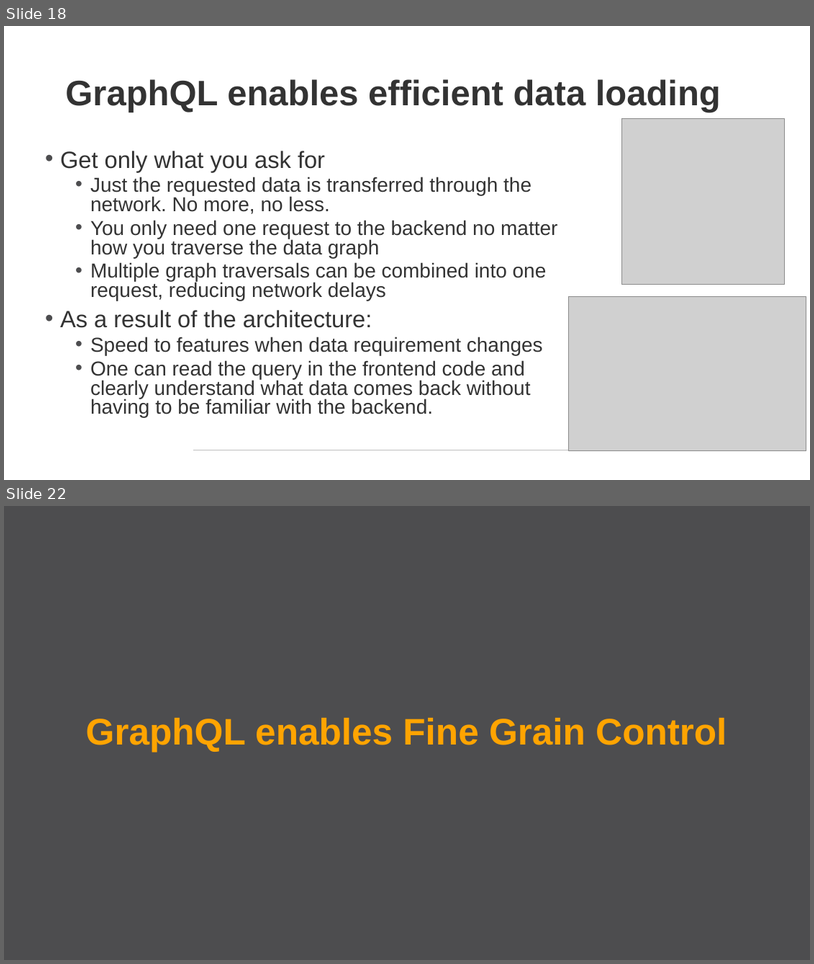
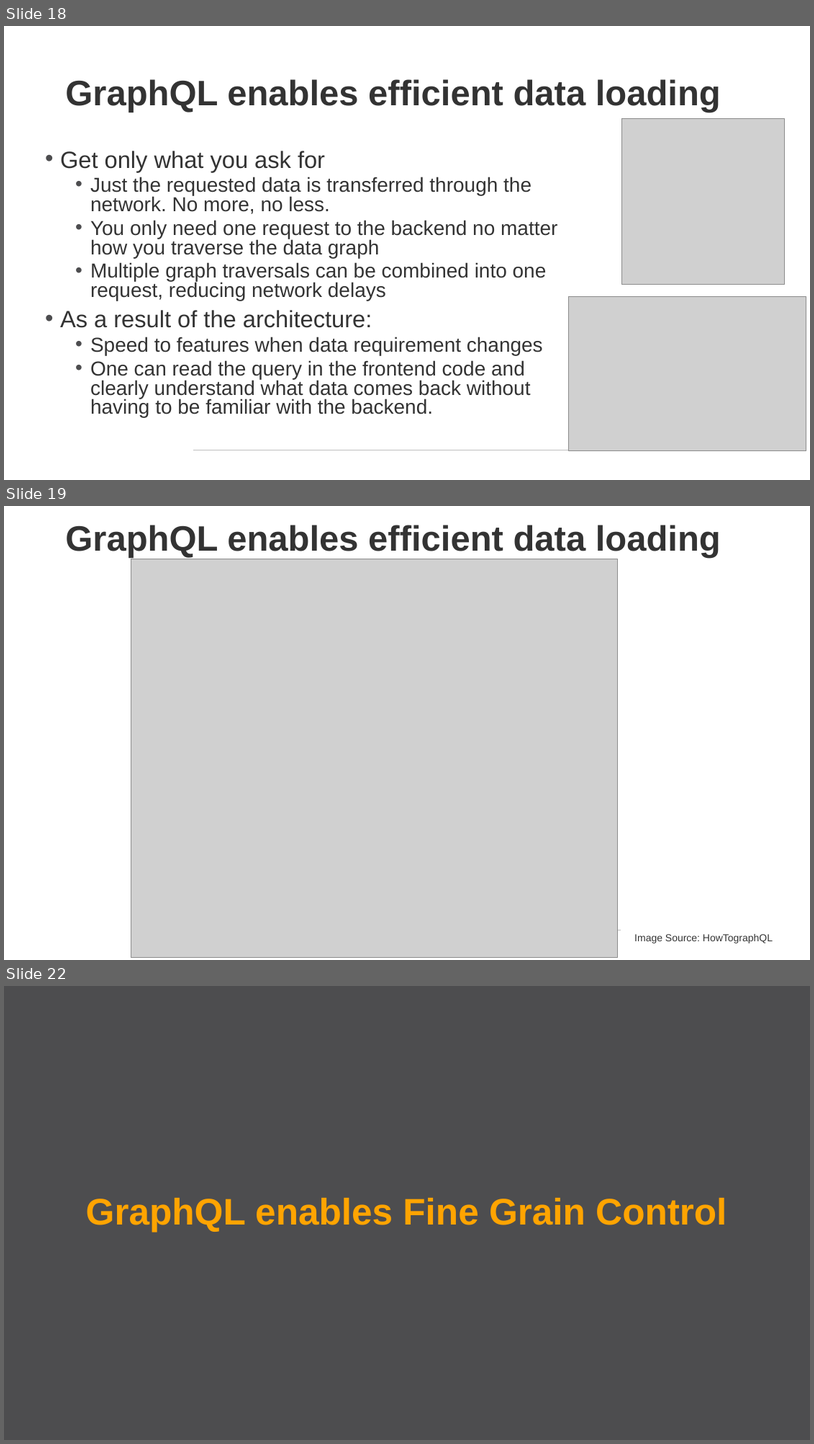
Before and after one commit to NPDSoftwareDev/graphql-presentation, a slide deck: graphql Introduction.pptx. Shown one above the other, each under a label of ours: slides 18 and 22 before the commit, slides 18, 19 and 22 after it; the slides between them are not shown. The pictures are 814x964 and 814x1444 pixels, drawn with LibreOffice and Linux fonts; fonts in the diff are those of the drawing; grey boxes stand for pictures. Boxes give left, top, right and bottom in pixels: in the first picture for what was removed or moved away, otherwise in the second. Text is boxed around its words. In the diff, an @@ line names an element or a change of style, - is before the commit and + after.

Commit message:
better explanatiion of what it means to have efficient data loading

```diff
--- a/graphql Introduction.pptx
+++ b/graphql Introduction.pptx
@@ slide 19 added at (x1=4, y1=506, x2=810, y2=960), background #FFFFFF; not listed: 2 template elements that a slide beside it also shows @@
@@ title added at (x1=65, y1=525, x2=721, y2=558), 42 pt, text #333333, bold @@
+GraphQL enables efficient data loading
@@ picture added at (x1=131, y1=559, x2=618, y2=957) @@
@@ text added at (x1=635, y1=934, x2=773, y2=943), 12 pt, text #333333 @@
+Image Source: HowTographQL
```
Also in this commit, not shown: 1 slide changed, 1 other slide added, 2 slides removed, 2 other files.
